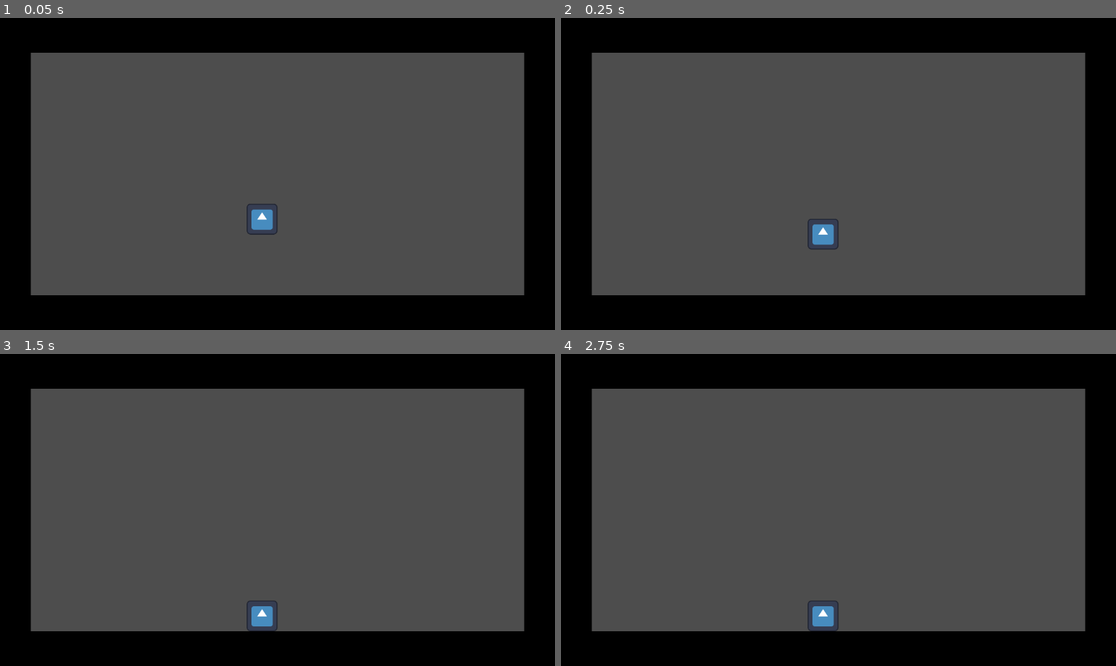
Above: before the commit, frames 1-4 (two rows, left to right).
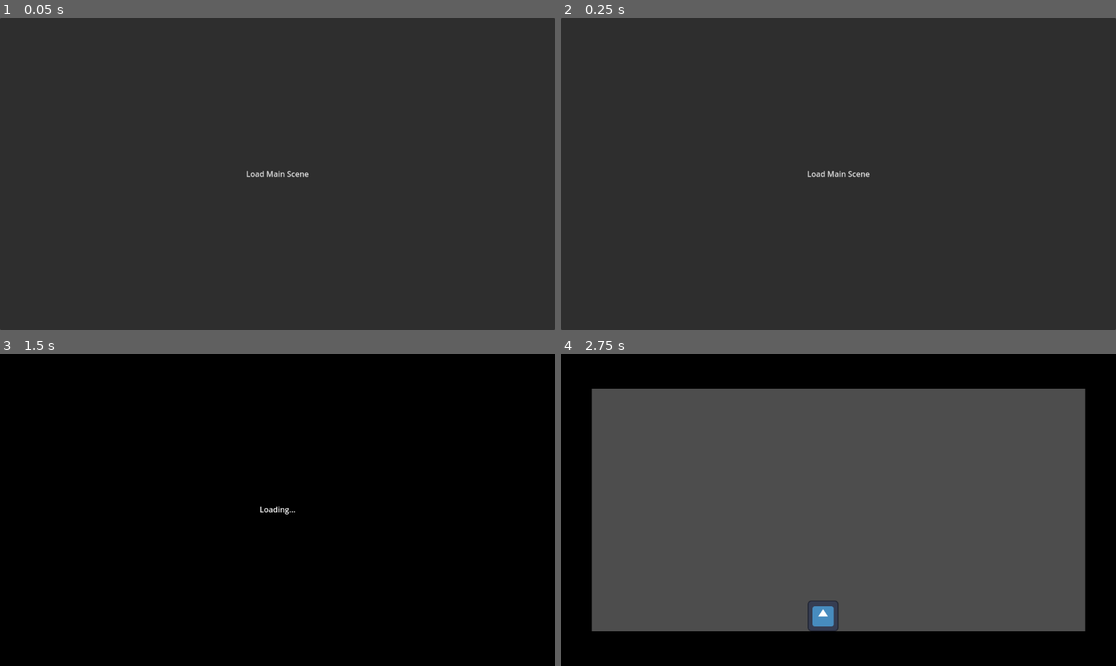
Above: after the commit, the same moments.

Repository: codernunk/godot4-flick-mechanic-demo
Game: Godot game, scene res://test_scene.tscn
Same seed, same stepped clock (60 frames per second), same inputs: the game is played once before the commit and once after it. Before the commit the project starts from res://main.tscn. The engine's default icon, where the game draws it, is replaced by a stand-in: a white triangle on a blue panel in a dark square.
Inputs (mouse positions are in pixels of both pictures, inside the frame that each line leads up to):
- Up to frame 1 (0.05 s): no input
- Up to frame 2 (0.25 s): no input
- Up to frame 3 (1.5 s): click (277, 510) at 0.5 s, where only the run after the commit has a clickable "Load Main Scene"; move the mouse to (399, 494) at 1.27 s; click (399, 494) at 1.42 s
- Up to frame 4 (2.75 s): drag from (727, 525) to (810, 572) at 2.02 s

The runs differ from the first frame. In frame 1, 100% of the frame differs, in the area x 0-100%, y 0-100%; in frame 2, 100%; in frame 3, 69%; in frame 4, nothing differs.

Commit message:
Added code for use with Loading Screen tutorial

Diff:
--- /dev/null
+++ b/Functions.gd
@@ -0,0 +1,10 @@
+extends Node
+
+## Opens a loading screen to load the target scene from the resource path.
+## target: The target scene resource path
+## parameters: An optional set of parameters to pass to the new scene. Keep in mind the target scene needs to understand the parameters for them to work.
+func load_screen_to_scene(target: String, parameters: Dictionary = {}) -> void:
+	var loading_screen = preload("res://loading_screen.tscn").instantiate() # Godot handles loading the loading screen upon game startup. We'll instance a new one here.
+	loading_screen.next_scene_path = target # Assign the next scene to the loader so it knows what to load
+	loading_screen.parameters = parameters # And the parameters to pass along
+	get_tree().current_scene.add_child(loading_screen) # Add the loading screen to the current scene. Note that this does not replace the current scene, so if you want the current scene to stop doing things, you'll need to pause it.
--- /dev/null
+++ b/loading_screen.gd
@@ -0,0 +1,21 @@
+extends CanvasLayer
+
+@export_file("*.tscn") var next_scene_path: String # Determines which scene to load
+@export var parameters: Dictionary # Temporarily stores parameters to be passed to target scene
+
+
+func _ready():
+	ResourceLoader.load_threaded_request(next_scene_path) # Starts the loading process behind the scenes
+
+
+func _process(delta):
+	if ResourceLoader.load_threaded_get_status(next_scene_path) == ResourceLoader.THREAD_LOAD_LOADED: # Checks to see if the file is finished loading
+		set_process(false) # Stops the process function; otherwise this block will be called multiple times and cause errors
+		await get_tree().create_timer(1).timeout # Added a delay for testing purposes. Can be removed in the final game.
+		var new_scene: PackedScene = ResourceLoader.load_threaded_get(next_scene_path) # Gets the loaded scene, which is packed, so it'll have to be manually instantiated
+		var new_node = new_scene.instantiate() # Instantiates a copy of the loaded scene
+		new_node.parameters = parameters # Assigns parameters to new scene
+		var current_scene = get_tree().current_scene # Stores the currently active scene, so we can replace it later
+		get_tree().current_scene = new_node # Assigns our new scene as the current scene
+		get_tree().get_root().add_child(new_node) # And adds it to the scene tree
+		current_scene.queue_free() # Now we can remove the original scene
--- /dev/null
+++ b/loading_screen.tscn
@@ -0,0 +1,46 @@
+[gd_scene load_steps=4 format=3 uid="uid://dgr8tntdjx25n"]
+
+[ext_resource type="Script" path="res://loading_screen.gd" id="1_vbi7a"]
+
+[sub_resource type="Gradient" id="Gradient_il0sr"]
+offsets = PackedFloat32Array(0)
+colors = PackedColorArray(0, 0, 0, 1)
+
+[sub_resource type="GradientTexture1D" id="GradientTexture1D_aog1r"]
+gradient = SubResource("Gradient_il0sr")
+
+[node name="LoadingScreen" type="CanvasLayer"]
+script = ExtResource("1_vbi7a")
+next_scene_path = "res://main.tscn"
+
+[node name="Control" type="Control" parent="."]
+layout_mode = 3
+anchors_preset = 15
+anchor_right = 1.0
+anchor_bottom = 1.0
+grow_horizontal = 2
+grow_vertical = 2
+
+[node name="TextureRect" type="TextureRect" parent="Control"]
+layout_mode = 1
+anchors_preset = 15
+anchor_right = 1.0
+anchor_bottom = 1.0
+grow_horizontal = 2
+grow_vertical = 2
+texture = SubResource("GradientTexture1D_aog1r")
+
+[node name="Label" type="Label" parent="Control"]
+layout_mode = 1
+anchors_preset = 8
+anchor_left = 0.5
+anchor_top = 0.5
+anchor_right = 0.5
+anchor_bottom = 0.5
+offset_left = -37.5
+offset_top = -13.0
+offset_right = 37.5
+offset_bottom = 13.0
+grow_horizontal = 2
+grow_vertical = 2
+text = "Loading..."
--- /dev/null
+++ b/main.gd
@@ -0,0 +1,6 @@
+extends Node2D
+
+var parameters: Dictionary # This needs to be here so the scene can receive parameters
+
+func _ready():
+	print(parameters) # For debugging purposes
--- a/main.tscn
+++ b/main.tscn
@@ -1,10 +1,12 @@
-[gd_scene load_steps=4 format=3 uid="uid://bf6kmrb3p6sr1"]
+[gd_scene load_steps=5 format=3 uid="uid://bf6kmrb3p6sr1"]
 
 [ext_resource type="PackedScene" uid="uid://u1k1sdt5l0gt" path="res://scenes/character/character.tscn" id="1_1n0o7"]
+[ext_resource type="Script" path="res://main.gd" id="1_7u83v"]
 [ext_resource type="PackedScene" uid="uid://bsxgfejsq04qo" path="res://scenes/land/floor.tscn" id="2_rv0sn"]
 [ext_resource type="PackedScene" uid="uid://d03ytibd2nv0" path="res://scenes/land/wall.tscn" id="3_yowag"]
 
 [node name="Level" type="Node2D"]
+script = ExtResource("1_7u83v")
 
 [node name="Character" parent="." instance=ExtResource("1_1n0o7")]
 position = Vector2(544, 416)
--- a/project.godot
+++ b/project.godot
@@ -11,9 +11,14 @@
 [application]
 
 config/name="godot4-flick-mechanic-demo"
-run/main_scene="res://main.tscn"
+run/main_scene="res://test_scene.tscn"
 config/features=PackedStringArray("4.0", "Forward Plus")
+run/max_fps=59
 config/icon="res://icon.svg"
+
+[autoload]
+
+Functions="*res://Functions.gd"
 
 [layer_names]
 
--- /dev/null
+++ b/test_scene.gd
@@ -0,0 +1,4 @@
+extends Control
+
+func _on_button_pressed():
+	Functions.load_screen_to_scene("res://main.tscn", {"test": "f"})
--- /dev/null
+++ b/test_scene.tscn
@@ -0,0 +1,23 @@
+[gd_scene load_steps=2 format=3 uid="uid://cchhovy51myww"]
+
+[ext_resource type="Script" path="res://test_scene.gd" id="1_m8k7n"]
+
+[node name="TestScene" type="Control"]
+layout_mode = 3
+anchors_preset = 15
+anchor_right = 1.0
+anchor_bottom = 1.0
+grow_horizontal = 2
+grow_vertical = 2
+script = ExtResource("1_m8k7n")
+
+[node name="Button" type="Button" parent="."]
+layout_mode = 1
+anchors_preset = 15
+anchor_right = 1.0
+anchor_bottom = 1.0
+grow_horizontal = 2
+grow_vertical = 2
+text = "Load Main Scene"
+
+[connection signal="pressed" from="Button" to="." method="_on_button_pressed"]
